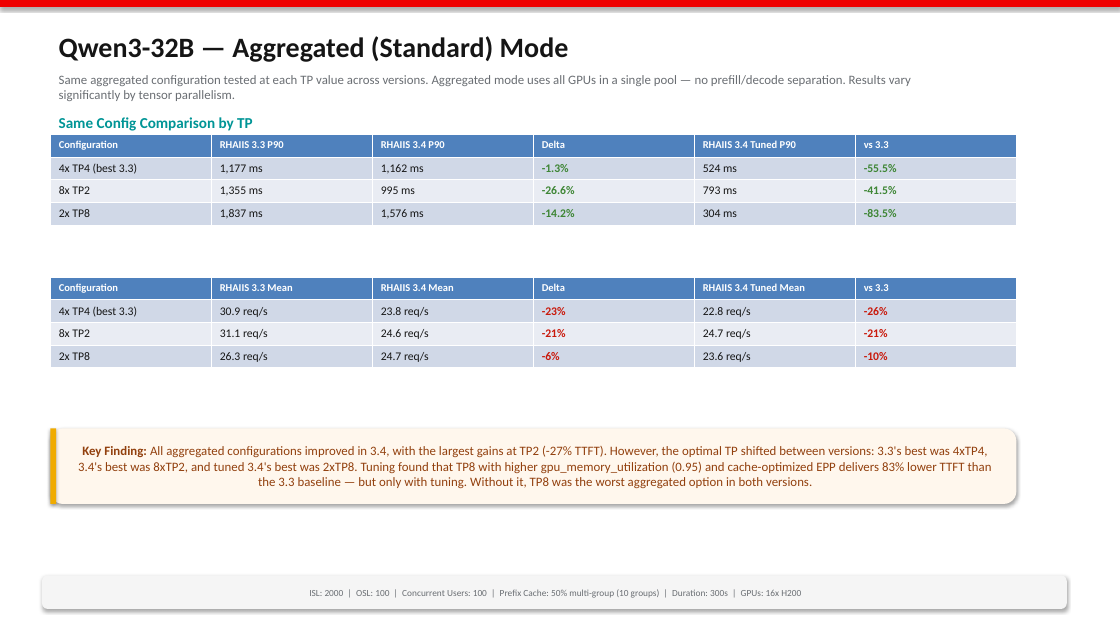
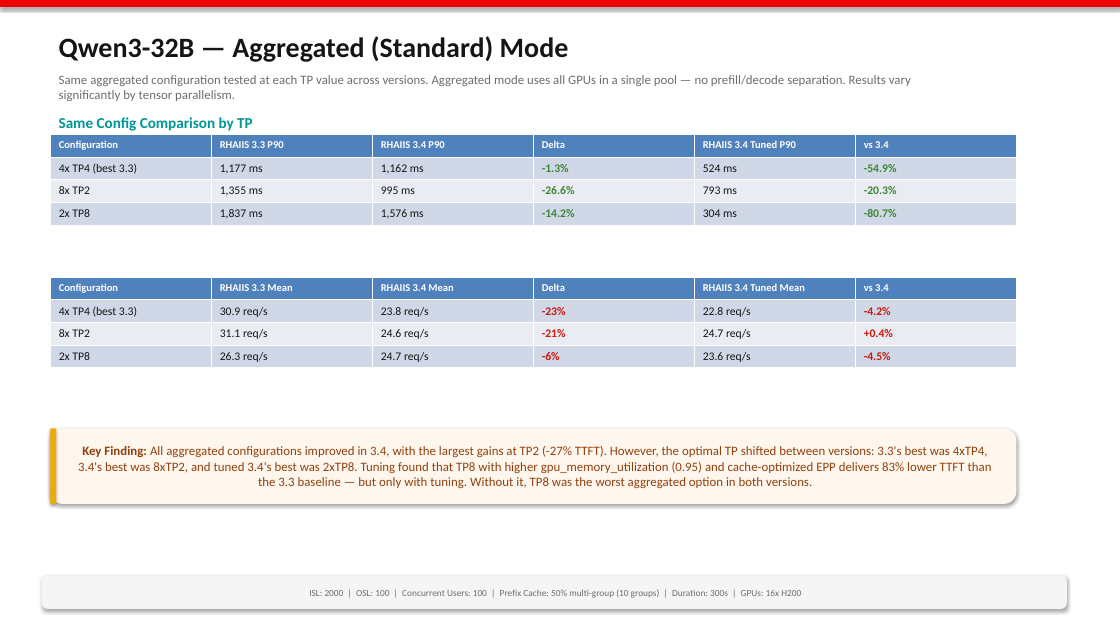
Before and after one commit to openshift-psap/serveit-studio, a slide deck: slide 3 of docs/regression-slides.pptx. Drawn at 1120x630 pixels with LibreOffice and Linux fonts; fonts in the diff are those of the drawing. Boxes give left, top, right and bottom in pixels: in the first picture for what was removed or moved away, otherwise in the second. Text is boxed around its words. In the diff, an @@ line names an element or a change of style, - is before the commit and + after.

```diff
--- a/docs/regression-slides.pptx
+++ b/docs/regression-slides.pptx
@@ table at [50, 134, 1018, 225] @@
-row 1, column 6: vs 3.3
+row 1, column 6: vs 3.4
-row 2, column 6: -55.5%
+row 2, column 6: -54.9%
-row 3, column 6: -41.5%
+row 3, column 6: -20.3%
-row 4, column 6: -83.5%
+row 4, column 6: -80.7%
@@ table at [50, 277, 1018, 368] @@
-row 1, column 6: vs 3.3
+row 1, column 6: vs 3.4
-row 2, column 6: -26%
+row 2, column 6: -4.2%
-row 3, column 6: -21%
+row 3, column 6: +0.4%
-row 4, column 6: -10%
+row 4, column 6: -4.5%
```
Also in this commit, not shown: 1 other slide changed.
